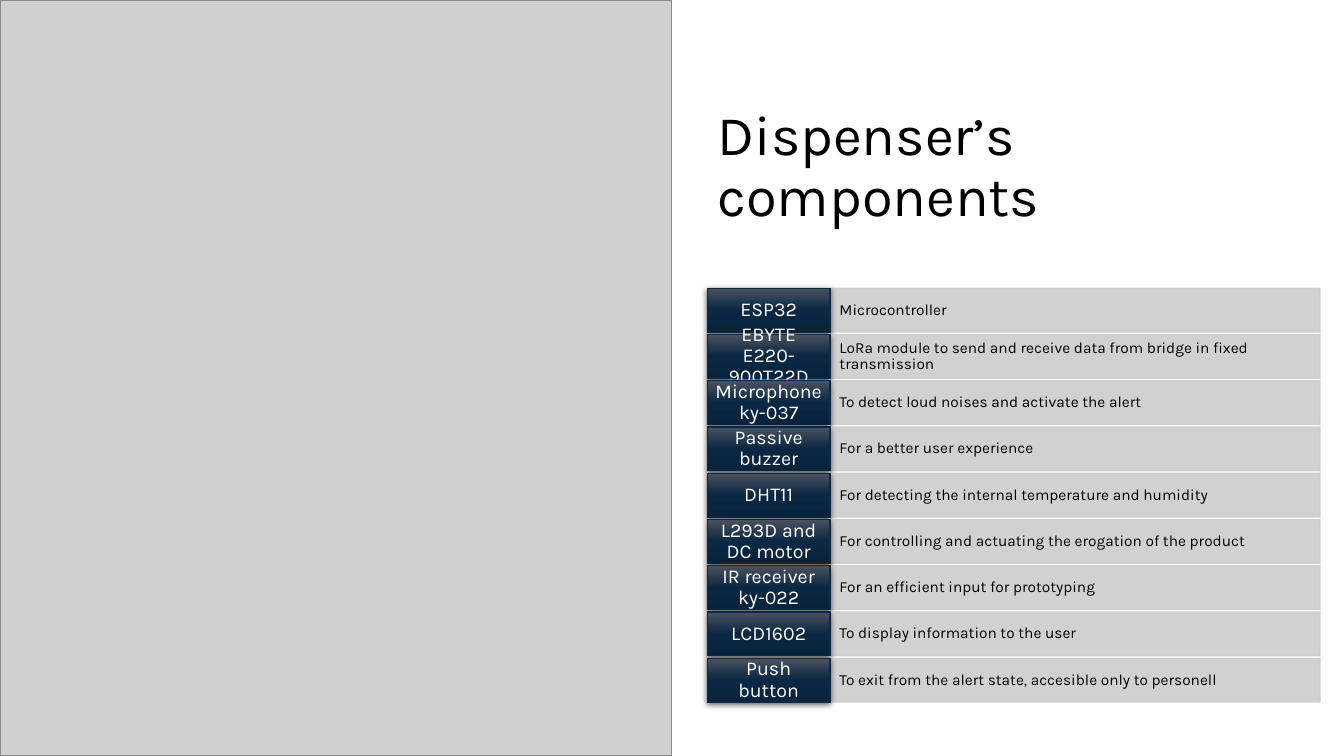
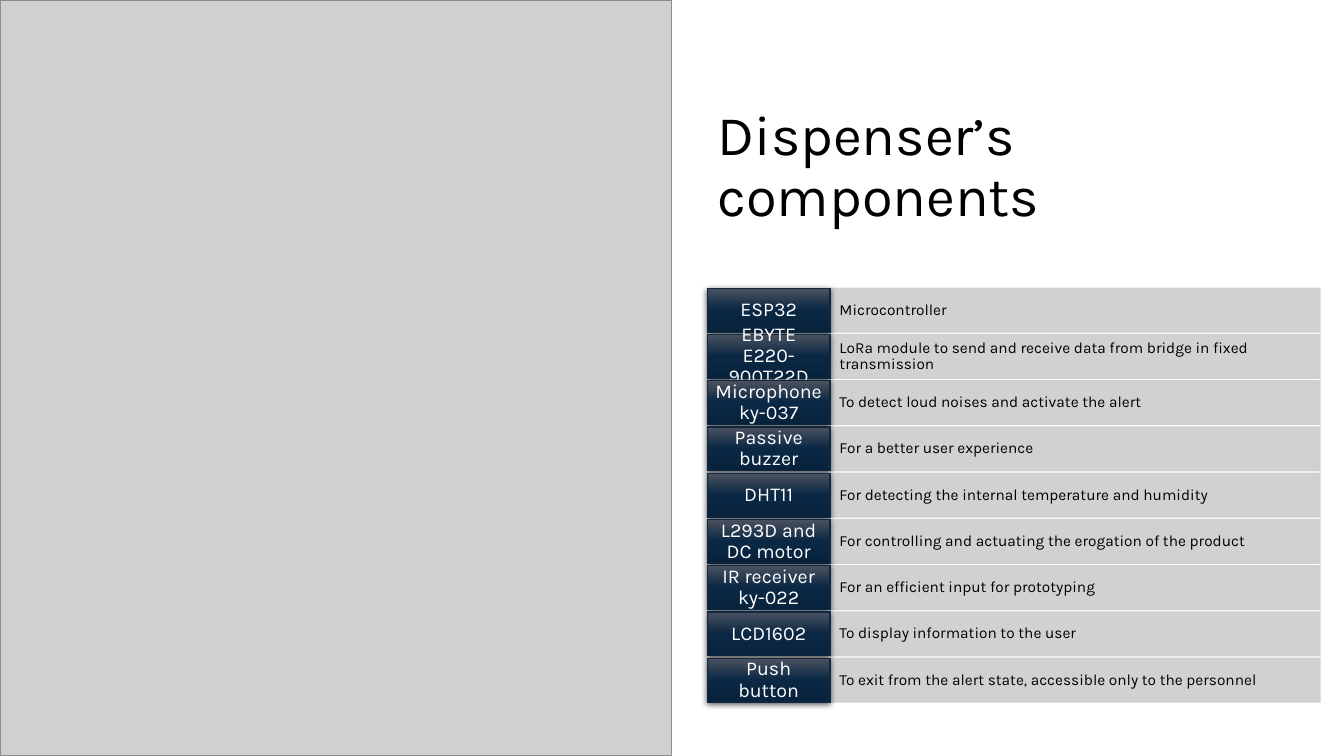
Before and after one commit to MattiaGrigoli/SpotAid, a slide deck: slide 1 of IOT technical.pptx. Drawn at 1344x756 pixels with LibreOffice and Linux fonts; fonts in the diff are those of the drawing; grey boxes stand for pictures. Boxes give left, top, right and bottom in pixels: in the first picture for what was removed or moved away, otherwise in the second. Text is boxed around its words. In the diff, an @@ line names an element or a change of style, - is before the commit and + after.

Commit message:
Fixed the grammar in some slides.

```diff
--- a/IOT technical.pptx
+++ b/IOT technical.pptx
@@ text at (839,674,1256,689): text changed @@
-To exit from the alert state, accesible only to personell
+To exit from the alert state, accessible only to the personnel
```
Also in this commit, not shown: 3 other slides changed.
